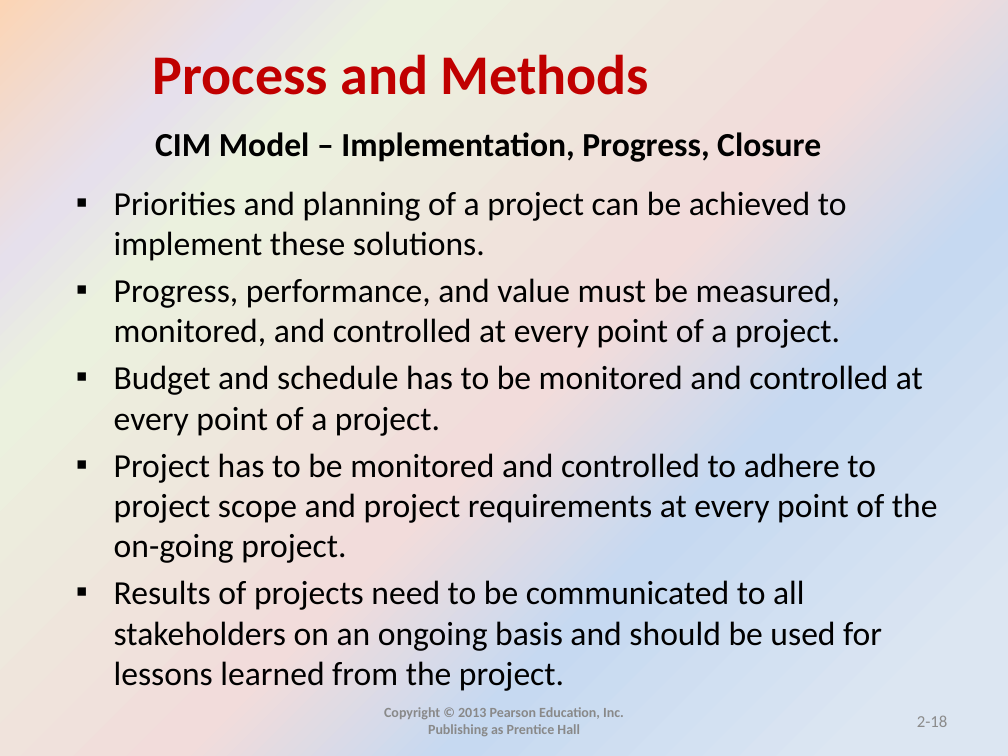
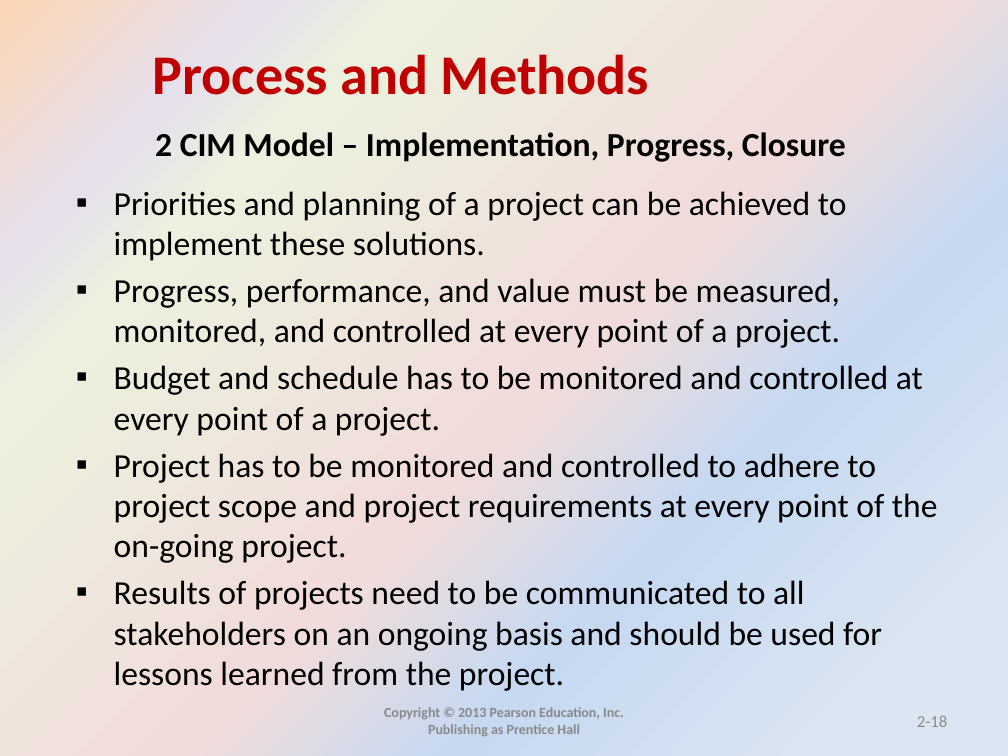
Before and after one commit to mohandesosama/is_project_management, a slide deck: slide 18 of IS-PM-Slides/02_process and methods _ch2.pptx. Drawn at 1008x756 pixels with LibreOffice and Linux fonts; fonts in the diff are those of the drawing. Boxes give left, top, right and bottom in pixels: in the first picture for what was removed or moved away, otherwise in the second. Text is boxed around its words. In the diff, an @@ line names an element or a change of style, - is before the commit and + after.

```diff
--- a/IS-PM-Slides/02_process and methods _ch2.pptx
+++ b/IS-PM-Slides/02_process and methods _ch2.pptx
@@ text at (x1=155, y1=132, x2=846, y2=162): text changed @@
-CIM Model – Implementation, Progress, Closure
+2 CIM Model – Implementation, Progress, Closure
```
Also in this commit, not shown: 39 other slides changed, 1 slide removed.
